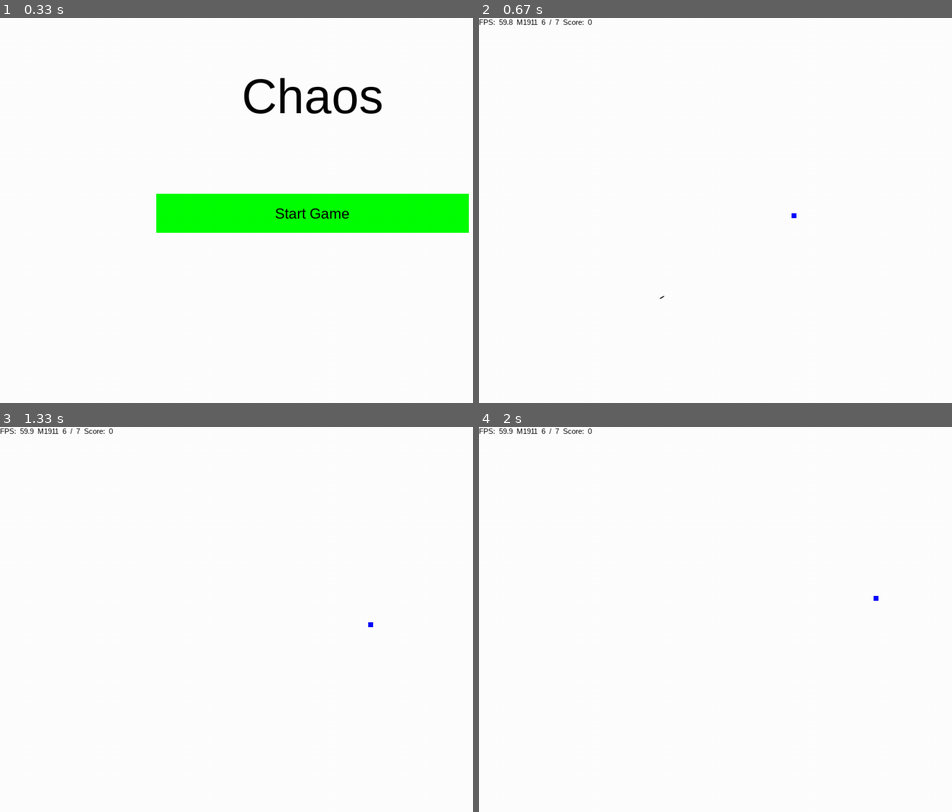
Above: before the commit, frames 1-4 (two rows, left to right).
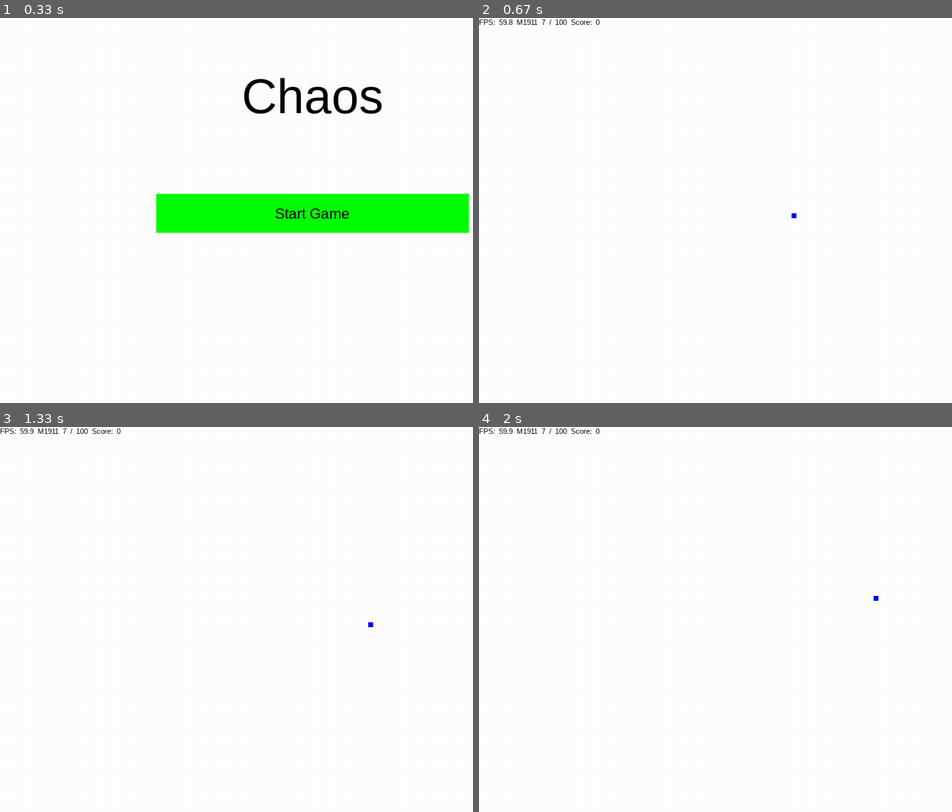
Above: after the commit, the same moments.

Repository: zwang20/Chaos
Game: pygame game, started from main.py
The game is run twice, just before and just after one commit, with the same random seed, the same clock (stepped at 60 frames per second) and the same inputs.
Inputs (mouse positions are in pixels of both pictures, inside the frame that each line leads up to):
- Up to frame 1 (0.33 s): no input
- Up to frame 2 (0.67 s): click (767, 229) at 0.38 s
- Up to frame 3 (1.33 s): hold 1 0.67-1.13 s; hold Right 0.67-1.13 s; move the mouse to (316, 646) at 0.7 s; hold Right from 1.17 s (still down)
- Up to frame 4 (2 s): release Right at 1.63 s; hold Up 1.67-1.97 s

Frame 1 is identical in both runs. In frame 2, less than 0.1% of the frame differs, in the area x 13-40%, y 0-73%; in frame 3, less than 0.1%; in frame 4, less than 0.1%.

Commit message:
Minor changes

Diff:
--- a/main.py
+++ b/main.py
@@ -235,9 +235,16 @@
     width = 10
     height = 10
     angle = 0
-    weapon = 0
+    weapon = 1
     health = 100
     score = 0
+    weapons = {}
+    _ammo = {
+        1:  100,
+    }
+    _clip_ammo = {
+        1:  7,
+    }
 
     def __init__(self, x, y):
         super().__init__()
@@ -321,6 +328,29 @@
                 return 90
         return 0
 
+    def get_ammo(self, id):
+        try:
+            return self._ammo[id]
+        except KeyError:
+            return 0
+
+    def change_ammo(self, id, amount):
+        try:
+            self._ammo[id] += amount
+        except KeyError:
+            self._ammo[id] = amount
+
+    def get_clip_ammo(self, id):
+        try:
+            return self._clip_ammo[id]
+        except KeyError:
+            return 0
+
+    def change_clip_ammo(self, id, amount):
+        try:
+            self._clip_ammo[id] += amount
+        except KeyError:
+            self._clip_ammo[id] = amount
 
 class PathBlockEnemy(pygame.sprite.Sprite):
     objects = []
@@ -415,15 +445,16 @@
     cooldown = 0
 
     # weapons_old
-    weapons_old = {
-    0: {'name': 'M1911',  'max_ammo': 7,  'cooldown_time': 10, 'burst': False, 'burst_count': 1, 'burst_time': 0, 'reload_time': 60 , 'ammo' : 7 , 'sound': pistol_sound},
-    1: {'name': 'M16'  ,  'max_ammo': 20, 'cooldown_time': 8,  'burst': True,  'burst_count': 3, 'burst_time': 2, 'reload_time': 180, 'ammo' : 20, 'sound': rifle_sound },
-    2: {'name': 'Test 1', 'max_ammo': 50, 'cooldown_time': 5,  'burst': False, 'burst_count': 1, 'burst_time': 0, 'reload_time': 180, 'ammo' : 50, 'sound': rifle_sound },
-    3: {'name': 'Test 2', 'max_ammo': 99, 'cooldown_time': 1,  'burst': False, 'burst_count': 1, 'burst_time': 0, 'reload_time': 0,   'ammo' : 50, 'sound': rifle_sound },
-    }
+    # weapons_old = {
+    # 0: {'name': 'M1911',  'max_ammo': 7,  'cooldown_time': 10, 'burst': False, 'burst_count': 1, 'burst_time': 0, 'reload_time': 60 , 'ammo' : 7 , 'sound': pistol_sound},
+    # 1: {'name': 'M16'  ,  'max_ammo': 20, 'cooldown_time': 8,  'burst': True,  'burst_count': 3, 'burst_time': 2, 'reload_time': 180, 'ammo' : 20, 'sound': rifle_sound },
+    # 2: {'name': 'Test 1', 'max_ammo': 50, 'cooldown_time': 5,  'burst': False, 'burst_count': 1, 'burst_time': 0, 'reload_time': 180, 'ammo' : 50, 'sound': rifle_sound },
+    # 3: {'name': 'Test 2', 'max_ammo': 99, 'cooldown_time': 1,  'burst': False, 'burst_count': 1, 'burst_time': 0, 'reload_time': 0,   'ammo' : 50, 'sound': rifle_sound },
+    # }
 
     weapons = {
         1: {
+            'id':               1,
             'name':             'M1911',
             'clip_ammo':        7,
             'automatic':        False,
@@ -432,7 +463,20 @@
             'burst_time':       0,
             'sound':            pistol_sound,
         },
+        2: {
+            'id':               2,
+            'name':             'M16A4',
+            'clip_ammo':        20,
+            'automatic':        False,
+            'cooldown_time':    10,
+            'burst':            3,
+            'burst_time':       1,
+            'sound':            rifle_sound,
+        },
     }
+
+    player.weapons[1] = weapons[1]
+    # player_weapons = weapons
 
     # deprecated
     # file = open(os.path.join('Assets', 'maps', 'map.map'), 'r')
@@ -460,8 +504,12 @@
 
     # ammo
     reload = 0
-    max_ammo = weapons_old[player.weapon]['max_ammo']
-    burst = weapons_old[player.weapon]['burst']
+    clip_ammo = player.weapons[1]['clip_ammo']
+    burst = player.weapons[1]['burst']
+    automatic = player.weapons[1]['automatic']
+    # ammo = player.get_ammo(player.weapon)
+    # max_ammo = weapons_old[player.weapon]['max_ammo']
+    # burst = weapons_old[player.weapon]['burst']
     channel = 0
 
 
@@ -477,10 +525,14 @@
             'FPS:', str(int(10*clock.get_fps())/10),
 
             # Weapon
-            str(weapons_old[player.weapon]['name']),
+            str(player.weapons[player.weapon]['name']),
+            # str(weapons_old[player.weapon]['name']),
 
             # Ammo
-            str(weapons_old[player.weapon]['ammo']), '/', str(max_ammo),
+            str(player.weapons[player.weapon]["clip_ammo"]),
+            '/',
+            str(player.get_ammo(player.weapon)),
+            # str(weapons_old[player.weapon]['ammo']), '/', str(max_ammo),
 
             # Score
             'Score:', str(player.score)
@@ -532,16 +584,16 @@
 
         # change weapon
         if keys[pygame.K_1]:
-            player.weapon = 0
+            player.weapon = 1
 
         if keys[pygame.K_2]:
-            player.weapon = 1
+            player.weapon = 2
 
         if keys[pygame.K_3]:
-            player.weapon = 2
+            player.weapon = 3
 
         if keys[pygame.K_4]:
-            player.weapon = 3
+            player.weapon = 4
 
         # Pause
         if keys[pygame.K_p] or keys[pygame.K_ESCAPE]:
@@ -591,63 +643,63 @@
         temp_spread_y = random.uniform(-spread, spread)
 
         # Debug
-        if DEBUG:
-            pygame.draw.line(game_display, BLACK, (player.rect.x+Player.width/2, player.rect.y +
-                                                   player.height/2), (mouse_pos[0]+temp_spread_x, mouse_pos[1]+temp_spread_y), 2)
-            cooldown = 0
-            weapons_old[player.weapon]['ammo'] = 1
+        # if DEBUG:
+        #     pygame.draw.line(game_display, BLACK, (player.rect.x+Player.width/2, player.rect.y +
+        #                                            player.height/2), (mouse_pos[0]+temp_spread_x, mouse_pos[1]+temp_spread_y), 2)
+        #     cooldown = 0
+        #     weapons_old[player.weapon]['ammo'] = 1
 
 
         player.angle = Player.get_angle(player)
 
-        cooldown_time = weapons_old[player.weapon]['cooldown_time']
-        max_ammo = weapons_old[player.weapon]['max_ammo']
-        reload_time = weapons_old[player.weapon]['reload_time']
-        burst_time = weapons_old[player.weapon]['burst_time']
+        # cooldown_time = weapons_old[player.weapon]['cooldown_time']
+        # max_ammo = weapons_old[player.weapon]['max_ammo']
+        # reload_time = weapons_old[player.weapon]['reload_time']
+        # burst_time = weapons_old[player.weapon]['burst_time']
 
         # Fire
-        if fire and cooldown == 0 and weapons_old[player.weapon]['ammo']:
-
-            # cooldown
-
-            if weapons_old[player.weapon]['burst']:
-                if burst == 0:
-                    cooldown += cooldown_time
-                    burst = weapons_old[player.weapon]['burst_count']
-                else:
-                    burst -= 1
-            else:
-                cooldown += cooldown_time
-
-
-            # bullet here
-            Bullet(player.rect.x + player.width/2, player.rect.y + player.height/2, player.angle + random.randint(-spread, spread), 20)
-
-
-            # sound
-            pygame.mixer.Channel(channel).play(weapons_old[player.weapon]['sound'])
-            channel += 1
-
-            # ammo
-            weapons_old[player.weapon]['ammo'] -= 1
-            # reload sound
-            if channel > CHANNELS - 1:
-                channel = 0
-            if not weapons_old[player.weapon]['ammo']:
-                pygame.mixer.Channel(channel).play(reload_sound)
-                channel += 1
+        # if fire and cooldown == 0 and weapons_old[player.weapon]['ammo']:
+        #
+        #     # cooldown
+        #
+        #     if weapons_old[player.weapon]['burst']:
+        #         if burst == 0:
+        #             cooldown += cooldown_time
+        #             burst = weapons_old[player.weapon]['burst_count']
+        #         else:
+        #             burst -= 1
+        #     else:
+        #         cooldown += cooldown_time
+        #
+        #
+        #     # bullet here
+        #     Bullet(player.rect.x + player.width/2, player.rect.y + player.height/2, player.angle + random.randint(-spread, spread), 20)
+        #
+        #
+        #     # sound
+        #     pygame.mixer.Channel(channel).play(weapons_old[player.weapon]['sound'])
+        #     channel += 1
+        #
+        #     # ammo
+        #     weapons_old[player.weapon]['ammo'] -= 1
+        #     # reload sound
+        #     if channel > CHANNELS - 1:
+        #         channel = 0
+        #     if not weapons_old[player.weapon]['ammo']:
+        #         pygame.mixer.Channel(channel).play(reload_sound)
+        #         channel += 1
 
         # Cooldown
-        if cooldown > 0:
-            cooldown -= 1
-
-        # reload
-        if not weapons_old[player.weapon]['ammo']:
-            reload += 1
-
-        if reload >= reload_time:
-            weapons_old[player.weapon]['ammo'] = max_ammo
-            reload = 0
+        # if cooldown > 0:
+        #     cooldown -= 1
+        #
+        # # reload
+        # if not weapons_old[player.weapon]['ammo']:
+        #     reload += 1
+        #
+        # if reload >= reload_time:
+        #     weapons_old[player.weapon]['ammo'] = max_ammo
+        #     reload = 0
 
         update()
 
